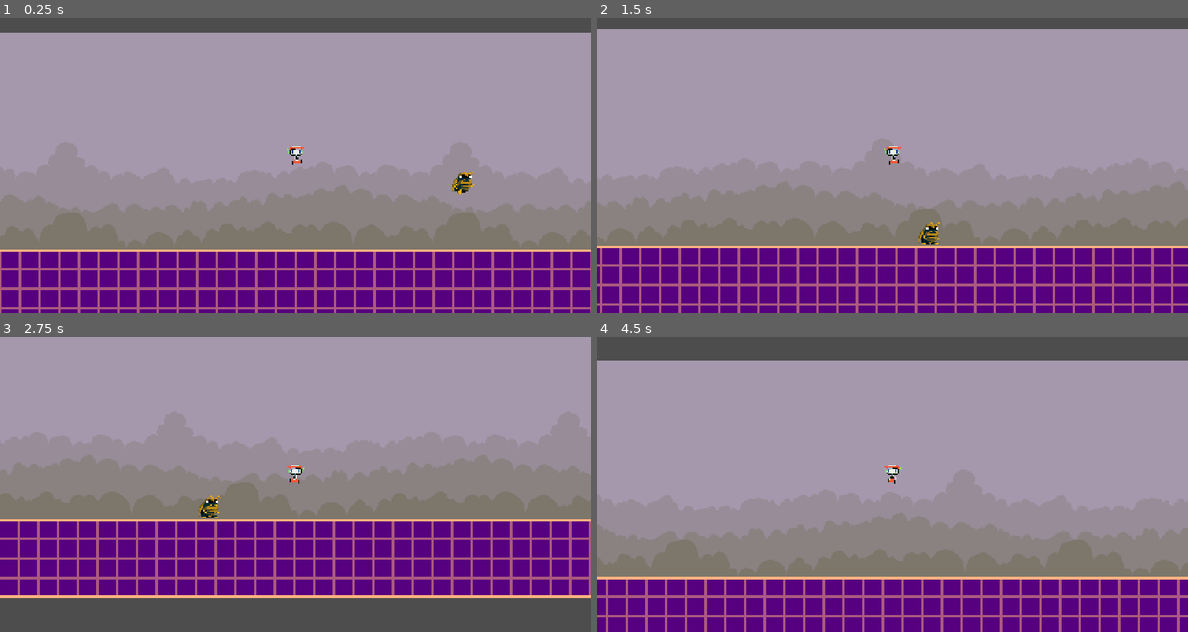
Above: before the commit, frames 1-4 (two rows, left to right).
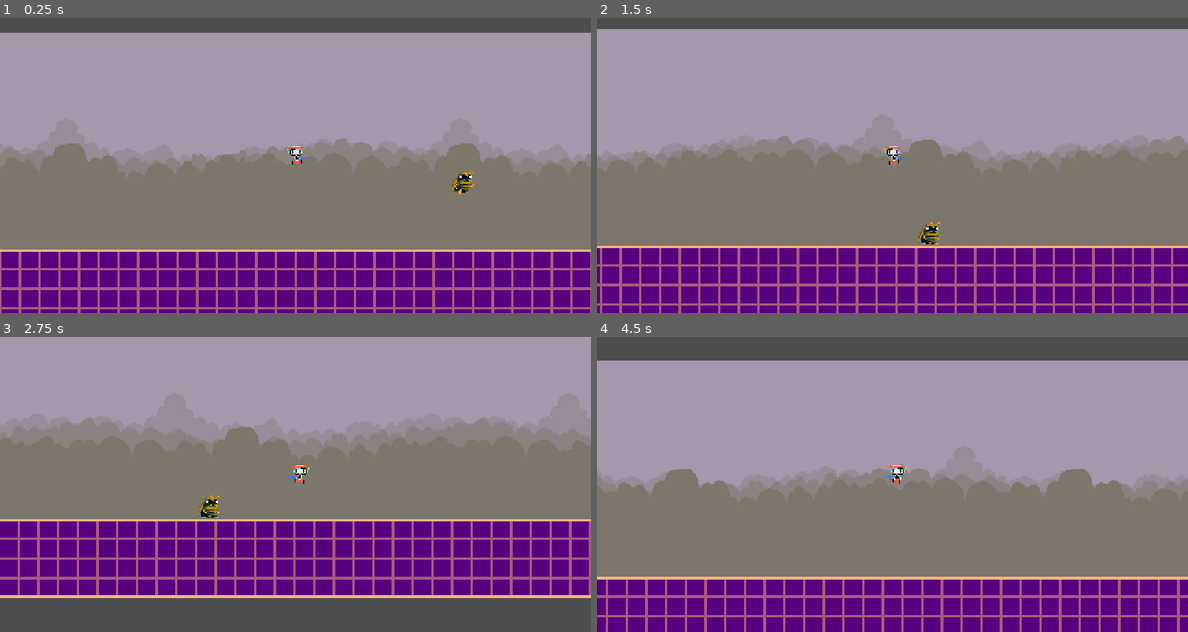
Above: after the commit, the same moments.

Repository: yashparab17/skyventure-revamped
Game: Godot game, scene res://scenes/areas/area_1.tscn
Two runs of this game, one before a commit and one after it. Both use one fixed random seed, a clock stepped at 60 frames per second and the inputs below.
Inputs:
- Up to frame 1 (0.25 s): no input
- Up to frame 2 (1.5 s): hold D (move_right) from 0.53 s (still down); tap Z (shoot, bound only after the commit) at 0.6 s; tap Space (jump) at 0.77, 0.8, 1.07, 1.35 s
- Up to frame 3 (2.75 s): tap Space (jump) at 1.52, 1.82, 2.3 s; tap Z (shoot, bound only after the commit) at 1.55, 2.1 s; release D (move_right) at 2.03 s; hold A (move_left) from 2.03 s (still down)
- Up to frame 4 (4.5 s): release A (move_left) at 2.78 s; hold D (move_right) 2.78-4.28 s; tap Z (shoot, bound only after the commit) at 2.85, 4.35 s; tap Space (jump) at 3.02, 3.32, 3.6, 3.77, 4.07 s; hold A (move_left) from 4.28 s (still down)

The runs differ from the first frame. In frame 1, 17% of the frame differs, in the area x 0-100%, y 40-66%; in frame 2, 16%; in frame 3, 11%; in frame 4, 17%, in the area x 0-100%, y 43-69%.

Commit message:
Bullet animations & bullet shooting done.

Diff:
--- a/project.godot
+++ b/project.godot
@@ -42,6 +42,12 @@
 "events": [Object(InputEventKey,"resource_local_to_scene":false,"resource_name":"","device":-1,"window_id":0,"alt_press …(191 unchanged characters)…
 ]
 }
+shoot={
+"deadzone": 0.5,
+"events": [Object(InputEventKey,"resource_local_to_scene":false,"resource_name":"","device":-1,"window_id":0,"alt_pressed":false,"shift_pressed":false,"ctrl_pressed":false,"meta_pressed":false,"pressed":false,"keycode":0,"physical_keycode":90,"key_label":0,"unicode":122,"location":0,"echo":false,"script":null)
+, Object(InputEventMouseButton,"resource_local_to_scene":false,"resource_name":"","device":-1,"window_id":0,"alt_pressed":false,"shift_pressed":false,"ctrl_pressed":false,"meta_pressed":false,"button_mask":0,"position":Vector2(0, 0),"global_position":Vector2(0, 0),"factor":1.0,"button_index":1,"canceled":false,"pressed":false,"double_click":false,"script":null)
+]
+}
 
 [layer_names]
 
--- a/scenes/areas/area_1.tscn
+++ b/scenes/areas/area_1.tscn
@@ -1,6 +1,6 @@
 [gd_scene load_steps=7 format=4 uid="uid://c2raa0glxgp56"]
 
-[ext_resource type="Texture2D" uid="uid://bisqnnoydbf40" path="res://assets/tilesets/example_tileset.png" id="1_g4rlx"]
+[ext_resource type="Texture2D" uid="uid://bisqnnoydbf40" path="res://assets/tilesets/area_1/example_tileset.png" id="1_g4rlx"]
 [ext_resource type="PackedScene" uid="uid://qjnr80eka1o8" path="res://scenes/backgrounds/sky_parallax_background.tscn" id="1_y41uj"]
 [ext_resource type="PackedScene" uid="uid://dm2gstauhcofm" path="res://scenes/player/player.tscn" id="2_natpb"]
 [ext_resource type="PackedScene" uid="uid://s50fl3a4b3ib" path="res://scenes/enemies/roach.tscn" id="3_cj633"]
--- a/scenes/backgrounds/sky_parallax_background.tscn
+++ b/scenes/backgrounds/sky_parallax_background.tscn
@@ -19,7 +19,7 @@
 texture = ExtResource("1_adp8l")
 
 [node name="Layer1" type="ParallaxLayer" parent="."]
-motion_scale = Vector2(0.9, 1)
+motion_scale = Vector2(0.9, 0.9)
 motion_mirroring = Vector2(640, 0)
 
 [node name="Clouds1" type="Sprite2D" parent="Layer1"]
@@ -31,7 +31,7 @@
 texture = ExtResource("2_3oedm")
 
 [node name="Layer2" type="ParallaxLayer" parent="."]
-motion_scale = Vector2(0.8, 1)
+motion_scale = Vector2(0.8, 0.8)
 motion_mirroring = Vector2(640, 0)
 
 [node name="Clouds1" type="Sprite2D" parent="Layer2"]
@@ -43,7 +43,7 @@
 texture = ExtResource("3_n8gm6")
 
 [node name="Layer3" type="ParallaxLayer" parent="."]
-motion_scale = Vector2(0.7, 1)
+motion_scale = Vector2(0.7, 0.7)
 motion_mirroring = Vector2(640, 0)
 
 [node name="Clouds1" type="Sprite2D" parent="Layer3"]
--- a/scenes/enemies/roach.tscn
+++ b/scenes/enemies/roach.tscn
@@ -1,11 +1,26 @@
 [gd_scene load_steps=8 format=3 uid="uid://s50fl3a4b3ib"]
 
-[ext_resource type="Texture2D" uid="uid://ba8m6ipp26est" path="res://assets/sprites/roach.png" id="1_piddw"]
+[ext_resource type="Texture2D" uid="uid://ba8m6ipp26est" path="res://assets/sprites/characters/roach.png" id="1_piddw"]
 [ext_resource type="Script" path="res://scripts/roach.gd" id="1_uh4oa"]
 
 [sub_resource type="CapsuleShape2D" id="CapsuleShape2D_a8vlp"]
 radius = 8.0
 height = 20.0
+
+[sub_resource type="Animation" id="Animation_0eq0l"]
+length = 0.001
+tracks/0/type = "value"
+tracks/0/imported = false
+tracks/0/enabled = true
+tracks/0/path = NodePath("Sprite:frame_coords")
+tracks/0/interp = 1
+tracks/0/loop_wrap = true
+tracks/0/keys = {
+"times": PackedFloat32Array(0),
+"transitions": PackedFloat32Array(1),
+"update": 1,
+"values": [Vector2i(1, 0)]
+}
 
 [sub_resource type="Animation" id="Animation_7exw2"]
 resource_name = "idle"
@@ -22,21 +37,6 @@
 "transitions": PackedFloat32Array(1, 1, 1, 1),
 "update": 1,
 "values": [Vector2i(0, 0), Vector2i(1, 0), Vector2i(0, 0), Vector2i(1, 0)]
-}
-
-[sub_resource type="Animation" id="Animation_0eq0l"]
-length = 0.001
-tracks/0/type = "value"
-tracks/0/imported = false
-tracks/0/enabled = true
-tracks/0/path = NodePath("Sprite:frame_coords")
-tracks/0/interp = 1
-tracks/0/loop_wrap = true
-tracks/0/keys = {
-"times": PackedFloat32Array(0),
-"transitions": PackedFloat32Array(1),
-"update": 1,
-"values": [Vector2i(1, 0)]
 }
 
 [sub_resource type="Animation" id="Animation_y8mie"]
--- a/scenes/player/player.tscn
+++ b/scenes/player/player.tscn
@@ -1,7 +1,7 @@
-[gd_scene load_steps=10 format=3 uid="uid://dm2gstauhcofm"]
+[gd_scene load_steps=12 format=3 uid="uid://dm2gstauhcofm"]
 
 [ext_resource type="Script" path="res://scripts/player.gd" id="1_4jjpf"]
-[ext_resource type="Texture2D" uid="uid://c8xkk7pjpcho3" path="res://assets/sprites/player.png" id="1_epty3"]
+[ext_resource type="Texture2D" uid="uid://c8xkk7pjpcho3" path="res://assets/sprites/characters/player.png" id="1_epty3"]
 
 [sub_resource type="CapsuleShape2D" id="CapsuleShape2D_fc3fl"]
 radius = 8.0
@@ -91,13 +91,50 @@
 "values": [Vector2i(0, 1), Vector2i(1, 1), Vector2i(2, 1), Vector2i(3, 1)]
 }
 
+[sub_resource type="Animation" id="Animation_0h2kq"]
+resource_name = "walk_shoot"
+length = 0.8
+loop_mode = 1
+step = 0.02
+tracks/0/type = "value"
+tracks/0/imported = false
+tracks/0/enabled = true
+tracks/0/path = NodePath("Sprite:frame_coords")
+tracks/0/interp = 1
+tracks/0/loop_wrap = true
+tracks/0/keys = {
+"times": PackedFloat32Array(0, 0.2, 0.4, 0.6),
+"transitions": PackedFloat32Array(1, 1, 1, 1),
+"update": 1,
+"values": [Vector2i(0, 1), Vector2i(1, 1), Vector2i(2, 1), Vector2i(3, 1)]
+}
+
+[sub_resource type="Animation" id="Animation_tm7cr"]
+resource_name = "idle_shoot"
+length = 0.001
+step = 0.02
+tracks/0/type = "value"
+tracks/0/imported = false
+tracks/0/enabled = true
+tracks/0/path = NodePath("Sprite:frame_coords")
+tracks/0/interp = 1
+tracks/0/loop_wrap = true
+tracks/0/keys = {
+"times": PackedFloat32Array(0),
+"transitions": PackedFloat32Array(1),
+"update": 1,
+"values": [Vector2i(1, 0)]
+}
+
 [sub_resource type="AnimationLibrary" id="AnimationLibrary_hyf1q"]
 _data = {
 "RESET": SubResource("Animation_4f4pb"),
 "fall": SubResource("Animation_v8oog"),
 "idle": SubResource("Animation_pnqu3"),
+"idle_shoot": SubResource("Animation_tm7cr"),
 "jump": SubResource("Animation_l5ora"),
-"walk": SubResource("Animation_kos2q")
+"walk": SubResource("Animation_kos2q"),
+"walk_shoot": SubResource("Animation_0h2kq")
 }
 
 [node name="Player" type="CharacterBody2D"]
@@ -109,7 +146,7 @@
 shape = SubResource("CapsuleShape2D_fc3fl")
 
 [node name="Sprite" type="Sprite2D" parent="."]
-position = Vector2(0, -8)
+position = Vector2(2, -8)
 texture = ExtResource("1_epty3")
 hframes = 4
 vframes = 4
@@ -122,3 +159,6 @@
 autoplay = "idle"
 
 [node name="Camera" type="Camera2D" parent="."]
+
+[node name="Muzzle" type="Marker2D" parent="."]
+position = Vector2(12, -6)
--- /dev/null
+++ b/scenes/projectiles/bullet_1.tscn
@@ -0,0 +1,43 @@
+[gd_scene load_steps=6 format=3 uid="uid://ckq32nl7vk503"]
+
+[ext_resource type="Texture2D" uid="uid://litsq0v1ug6l" path="res://assets/sprites/projectiles/bullet_1.png" id="1_svfqq"]
+[ext_resource type="Script" path="res://scripts/bullet_1.gd" id="2_ngnpv"]
+
+[sub_resource type="AtlasTexture" id="AtlasTexture_o3uab"]
+atlas = ExtResource("1_svfqq")
+region = Rect2(0, 0, 16, 16)
+
+[sub_resource type="AtlasTexture" id="AtlasTexture_oy56l"]
+atlas = ExtResource("1_svfqq")
+region = Rect2(16, 0, 16, 16)
+
+[sub_resource type="SpriteFrames" id="SpriteFrames_05h55"]
+animations = [{
+"frames": [],
+"loop": true,
+"name": &"default",
+"speed": 5.0
+}, {
+"frames": [{
+"duration": 1.0,
+"texture": SubResource("AtlasTexture_o3uab")
+}, {
+"duration": 1.0,
+"texture": SubResource("AtlasTexture_oy56l")
+}],
+"loop": true,
+"name": &"shot",
+"speed": 5.0
+}]
+
+[node name="Bullet 1" type="AnimatedSprite2D"]
+sprite_frames = SubResource("SpriteFrames_05h55")
+animation = &"shot"
+script = ExtResource("2_ngnpv")
+
+[node name="Timer" type="Timer" parent="."]
+wait_time = 5.0
+one_shot = true
+autostart = true
+
+[connection signal="timeout" from="Timer" to="." method="_on_timer_timeout"]
--- /dev/null
+++ b/scripts/bullet_1.gd
@@ -0,0 +1,16 @@
+extends AnimatedSprite2D
+
+# Export variables.
+@export var speed : int = 500
+@export var direction: int
+
+# Called when the node enters the scene tree for the first time.
+func _ready() -> void:
+	pass # Replace with function body.
+
+# Called every frame. 'delta' is the elapsed time since the previous frame.
+func _physics_process(delta: float) -> void:
+	move_local_x(direction * speed * delta)
+
+func _on_timer_timeout() -> void:
+	queue_free()
--- a/scripts/player.gd
+++ b/scripts/player.gd
@@ -1,4 +1,7 @@
 extends CharacterBody2D
+
+# Preloading variables.
+var bullet_1 = preload("res://scenes/projectiles/bullet_1.tscn")
 
 # Export variables.
 @export var gravity = 600
@@ -8,54 +11,69 @@
 @export var friction: float = 800
 
 # Ready variables.
-@onready var sprite = $Sprite
-@onready var anim = $Animation
+@onready var sprite : Sprite2D = $Sprite
+@onready var anim : AnimationPlayer = $Animation
+@onready var muzzle : Marker2D = $Muzzle
 
-# Code relating to the state machine.
-enum States { idle, walk, jump, fall }
+# Variables relating to the state machine.
+enum States { idle, walk, jump, fall, idle_shoot, walk_shoot }
 var current_state : States
+
+# Shooting variables.
+var muzzle_position
+var shoot_cooldown = 0.2  # Time in seconds to stay in shoot state
+var shoot_timer = 0.0
 
 # Called when the node enters the scene tree for the first time.
 func _ready() -> void:
 	current_state = States.idle
+	muzzle_position = muzzle.position
 
 # Called every frame. 'delta' is the elapsed time since the previous frame.
 func _physics_process(delta: float) -> void:
 	apply_gravity(delta)
-
-	player_move(delta)
-
+	shoot_timer -= delta  # Decrease the shoot timer
+	handle_movement_and_shooting(delta)
 	move_and_slide()
-
 	animate_player()
-
-	print("State: ", States.keys()[current_state])
 
 func apply_gravity(delta: float):
 	if !is_on_floor():
 		velocity.y += gravity * delta
 
-func player_move(delta: float):
+# Combines movement, muzzle positioning, and shooting into one streamlined function.
+func handle_movement_and_shooting(delta: float):
 	var direction = Input.get_axis("move_left", "move_right")
 
 	if direction:
-		sprite.flip_h = false if direction > 0 else true
+		sprite.flip_h = direction < 0
+		muzzle.position.x = abs(muzzle_position.x) * (1 if direction > 0 else -1)
 
 	if is_on_floor():
-		# Jump state.
 		if Input.is_action_just_pressed("jump"):
 			velocity.y = jump_force
 			current_state = States.jump
-		# Walk state.
 		elif direction:
 			velocity.x = move_toward(velocity.x, direction * speed, acceleration * delta)
-			current_state = States.walk
-		# Idle state.
+			if Input.is_action_just_pressed("shoot"):
+				shoot_bullet(direction)
+				shoot_timer = shoot_cooldown  # Reset the shoot timer
+				current_state = States.walk_shoot
+			elif shoot_timer > 0:
+				current_state = States.walk_shoot  # Stay in walk_shoot until cooldown ends
+			else:
+				current_state = States.walk
 		else:
 			velocity.x = move_toward(velocity.x, 0, friction * delta)
-			current_state = States.idle
+			if Input.is_action_just_pressed("shoot"):
+				shoot_bullet(1 if not sprite.flip_h else -1)
+				shoot_timer = shoot_cooldown
+				current_state = States.idle_shoot
+			elif shoot_timer > 0:
+				current_state = States.idle_shoot
+			else:
+				current_state = States.idle
 	else:
-		# Fall state.
 		if velocity.y > 0:
 			current_state = States.fall
 		if direction:
@@ -63,12 +81,34 @@
 		else:
 			velocity.x = move_toward(velocity.x, 0, friction * delta)
 
+# Handles shooting mechanics.
+func shoot_bullet(direction: float):
+	var bullet_1_instance = bullet_1.instantiate() as Node2D
+	bullet_1_instance.direction = direction
+	bullet_1_instance.global_position = muzzle.global_position
+	get_parent().add_child(bullet_1_instance)
+
+# Animates the player based on the current state.
 func animate_player():
+	var current_frame = anim.current_animation_position  # Store the current animation frame
+
 	if current_state == States.idle:
-		anim.play("idle")
+		if anim.current_animation != "idle":
+			anim.play("idle")
 	elif current_state == States.walk:
-		anim.play("walk")
+		if anim.current_animation != "walk":
+			anim.play("walk")
+			anim.seek(current_frame, true)  # Resume from the same frame
+	elif current_state == States.idle_shoot:
+		if anim.current_animation != "idle_shoot":
+			anim.play("idle_shoot")
+	elif current_state == States.walk_shoot:
+		if anim.current_animation != "walk_shoot":
+			anim.play("walk_shoot")
+			anim.seek(current_frame, true)
 	elif current_state == States.jump:
-		anim.play("jump")
+		if anim.current_animation != "jump":
+			anim.play("jump")
 	elif current_state == States.fall:
-		anim.play("fall")
+		if anim.current_animation != "fall":
+			anim.play("fall")
--- a/scripts/roach.gd
+++ b/scripts/roach.gd
@@ -5,13 +5,13 @@
 @export var speed : int = 50
 @export var acceleration: float = 600
 @export var friction: float = 800
-@export var patrol_points : Node
-@export var wait_time : int = 3
 
 # Setting the direction (Default: Left).
 var direction: Vector2 = Vector2.LEFT
 
 # Patrol point variables.
+@export var patrol_points : Node
+@export var wait_time : int = 3
 var no_of_points: int
 var point_positions: Array[Vector2]
 var current_point: Vector2
@@ -44,13 +44,10 @@
 # Called every frame. 'delta' is the elapsed time since the previous frame.
 func _physics_process(delta: float) -> void:
 	apply_gravity(delta)
-
 	if can_walk:
-		enemy_patrol(delta)
-
+		roach_patrol(delta)
 	move_and_slide()
-
-	animate_enemy()
+	animate_roach()
 
 	print("State: ", States.keys()[current_state])
 
@@ -59,7 +56,7 @@
 		velocity.y += gravity * delta
 
 # Enemy patrol logic focused on patrol points.
-func enemy_patrol(delta: float):
+func roach_patrol(delta: float):
 	if point_positions.size() == 0:
 		return
 
@@ -80,7 +77,7 @@
 		current_state = States.idle
 		timer.start()  # Start the pause timer
 
-func animate_enemy():
+func animate_roach():
 	if current_state == States.idle:
 		anim.play("idle")
 	elif current_state == States.walk:
Binary file added: assets/sprites/characters/player.png
Not shown, changed: assets/sprites/characters/player.png.import
Renamed: assets/sprites/roach.png -> assets/sprites/characters/roach.png
Not shown, added: assets/sprites/characters/roach.png.import
Binary file removed: assets/sprites/player.png
Binary file added: assets/sprites/projectiles/bullet_1.png
Not shown, changed: assets/sprites/projectiles/bullet_1.png.import
Renamed: assets/tilesets/example_tileset.png -> assets/tilesets/area_1/example_tileset.png
Not shown, changed: assets/tilesets/area_1/example_tileset.png.import
